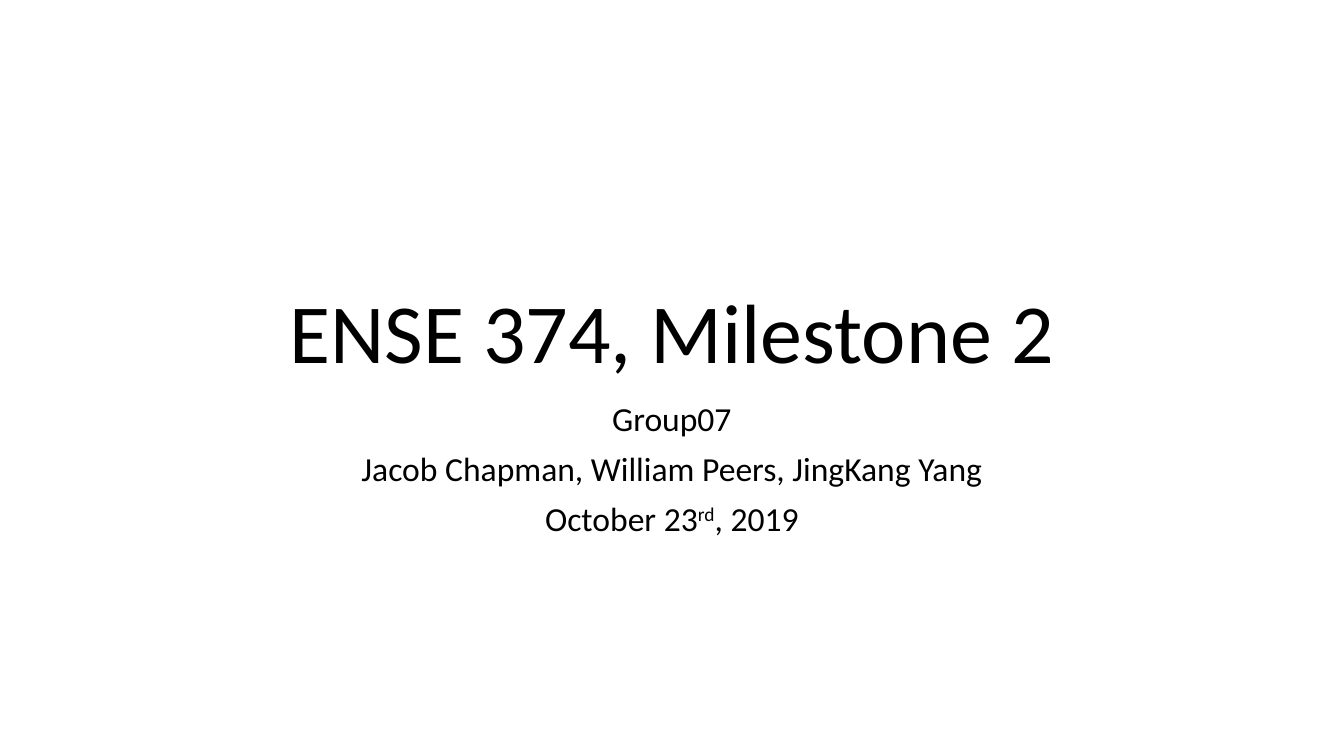
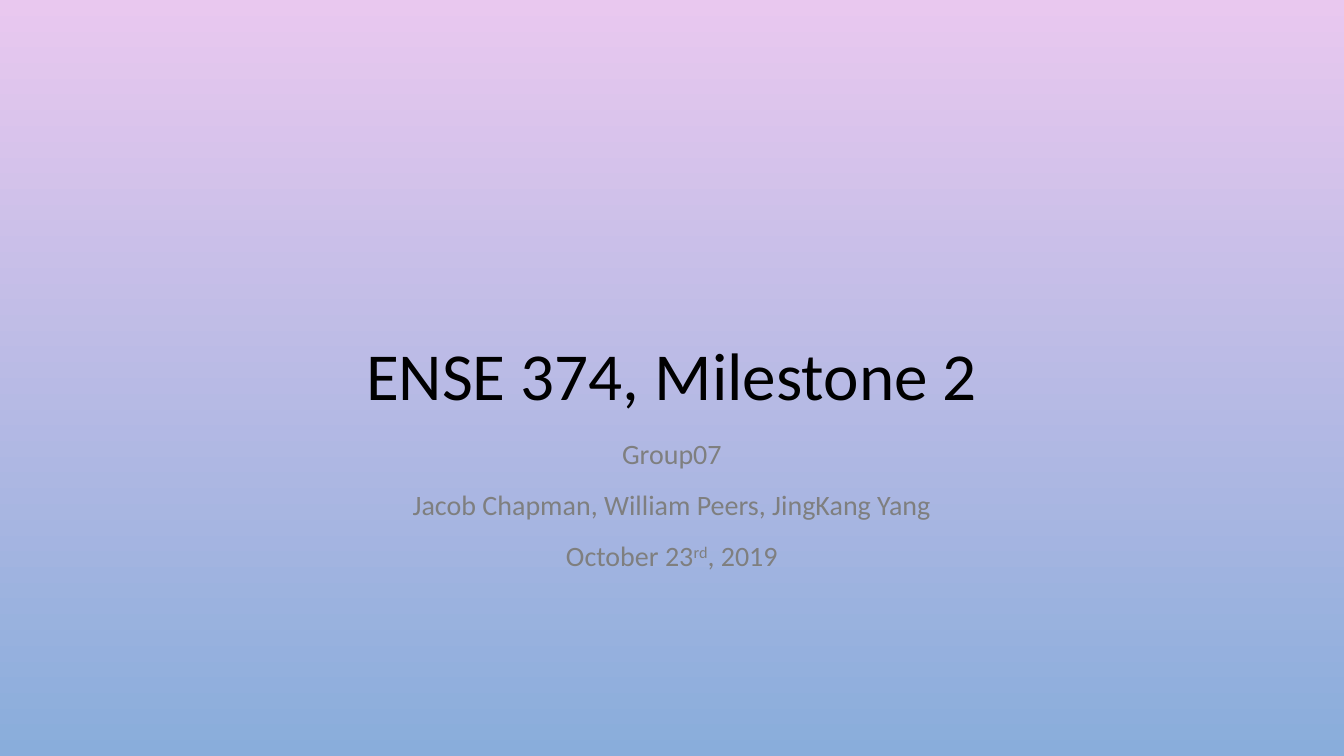
Before and after one commit to Jacobchapman99/ENSE-374-Group07-Project, a slide deck: slide 1 of Milestone 2/Milestone 2.ppt. Drawn at 1344x756 pixels with LibreOffice and Linux fonts; fonts in the diff are those of the drawing; background and template pictures are left out. Boxes give left, top, right and bottom in pixels: in the first picture for what was removed or moved away, otherwise in the second. Text is boxed around its words. In the diff, an @@ line names an element or a change of style, - is before the commit and + after.

```diff
--- a/Milestone 2/Milestone 2.ppt
+++ b/Milestone 2/Milestone 2.ppt
@@ background #FFFFFF to picture (left out) @@
@@ title "ENSE 374, Milestone 2": place and size @@
-title "ENSE 374, Milestone 2" at [290, 304, 1054, 374]
+title "ENSE 374, Milestone 2" at [366, 353, 977, 409]
@@ title "ENSE 374, Milestone 2" at [366, 353, 977, 409]: size 60 to 48 pt @@
@@ subtitle "Group07": place and size @@
-subtitle "Group07" at [361, 409, 982, 532]
+subtitle "Group07" at [413, 446, 930, 566]
@@ subtitle "Group07" at [413, 446, 930, 566]: size 24 to 20 pt, text colour #000000 to #7F7F7F; line spacing 0.9 to 1.1 @@
```
Also in this commit, not shown: 16 other slides changed.
